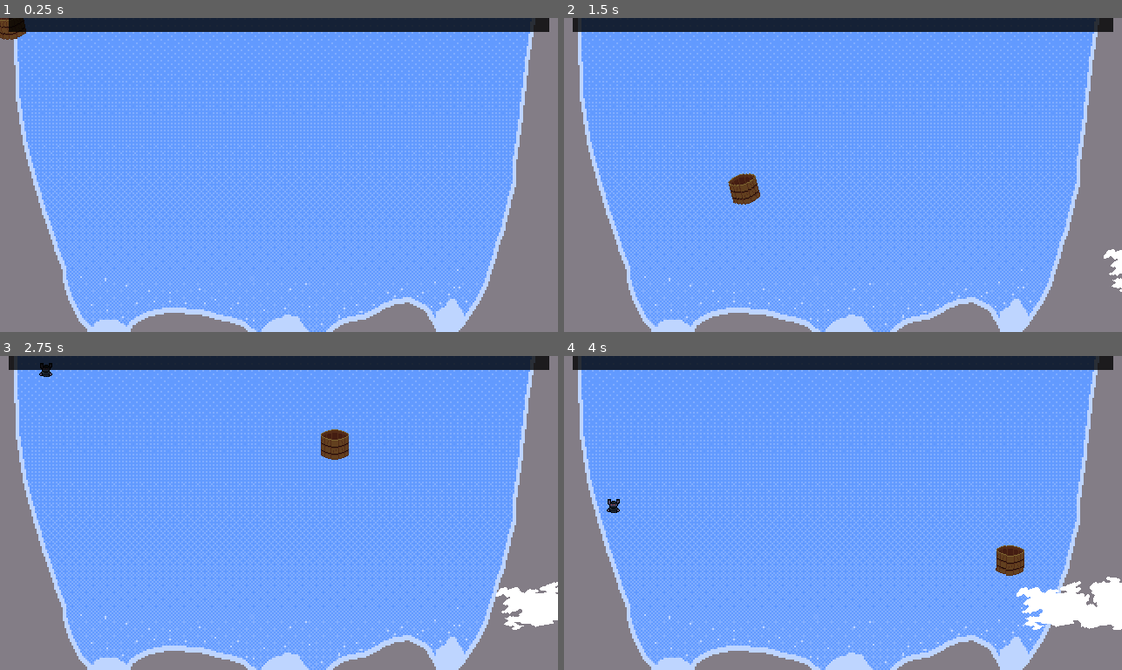
Above: before the commit, frames 1-4 (two rows, left to right).
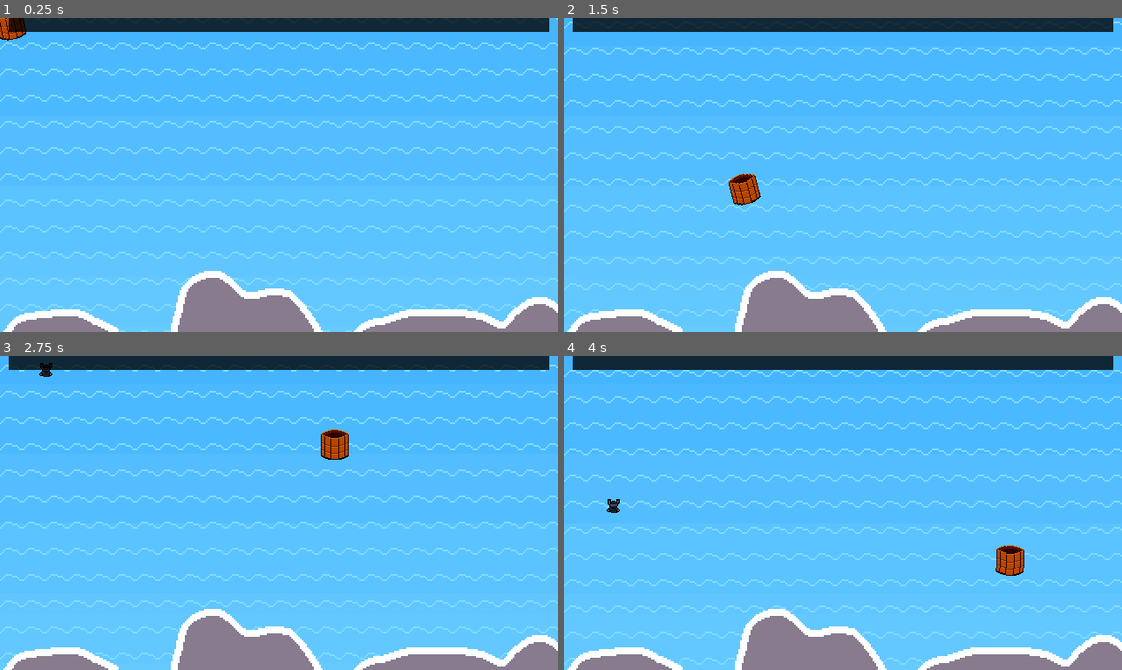
Above: after the commit, the same moments.

Repository: DissonantVoid/Project-Waterfall
Game: Godot game, scene res://scenes/game/main.tscn
Same seed, same stepped clock (60 frames per second), same inputs: the game is played once before the commit and once after it. This scene is started directly instead of the project's main scene.
Inputs (mouse positions are in pixels of both pictures, inside the frame that each line leads up to):
- Up to frame 1 (0.25 s): no input
- Up to frame 2 (1.5 s): move the mouse to (965, 159) at 0.52 s; move the mouse to (731, 190) at 1.27 s
- Up to frame 3 (2.75 s): move the mouse to (334, 443) at 2.02 s
- Up to frame 4 (4 s): move the mouse to (815, 575) at 2.77 s; move the mouse to (1010, 560) at 3.52 s

The runs differ from the first frame. In frame 1, 94% of the frame differs, in the area x 0-100%, y 0-100%; in frame 2, 94%; in frame 3, 94%; in frame 4, 94%.

Commit message:
added art for menu, background, clouds and bucket
credits to Isit0r#5086, VGamer#2111, AddinSachen#6946, LavraSource#8007, and Aleiocus#9986

Diff:
--- a/scenes/game/credits.tscn
+++ b/scenes/game/credits.tscn
@@ -80,8 +80,8 @@
 anchor_right = 1.0
 anchor_bottom = 1.0
 margin_top = 181.0
-margin_right = 640.0
-margin_bottom = 2503.0
+margin_right = 1280.0
+margin_bottom = 2863.0
 custom_fonts/normal_font = SubResource( 1 )
 bbcode_enabled = true
 bbcode_text = "[center]
--- a/scenes/game/introduction.tscn
+++ b/scenes/game/introduction.tscn
@@ -1,11 +1,12 @@
-[gd_scene load_steps=4 format=2]
+[gd_scene load_steps=5 format=2]
 
 [ext_resource path="res://scenes/game/introduction.gd" type="Script" id=1]
+[ext_resource path="res://resources/textures/start animation/0.png" type="Texture" id=2]
 
 [sub_resource type="Animation" id=2]
 length = 0.001
 tracks/0/type = "value"
-tracks/0/path = NodePath("TEMP:rect_position")
+tracks/0/path = NodePath("Camera2D:position")
 tracks/0/interp = 1
 tracks/0/loop_wrap = true
 tracks/0/imported = false
@@ -14,10 +15,10 @@
 "times": PoolRealArray( 0 ),
 "transitions": PoolRealArray( 1 ),
 "update": 0,
-"values": [ Vector2( 19, 45 ) ]
+"values": [ Vector2( 80, 74 ) ]
 }
 tracks/1/type = "value"
-tracks/1/path = NodePath("TEMP:rect_rotation")
+tracks/1/path = NodePath("Camera2D:zoom")
 tracks/1/interp = 1
 tracks/1/loop_wrap = true
 tracks/1/imported = false
@@ -26,35 +27,35 @@
 "times": PoolRealArray( 0 ),
 "transitions": PoolRealArray( 1 ),
 "update": 0,
-"values": [ 360.0 ]
+"values": [ Vector2( 0.5, 0.5 ) ]
 }
 
 [sub_resource type="Animation" id=1]
 resource_name = "main"
-length = 3.0
+length = 6.0
 tracks/0/type = "value"
-tracks/0/path = NodePath("TEMP:rect_position")
+tracks/0/path = NodePath("Camera2D:position")
 tracks/0/interp = 1
 tracks/0/loop_wrap = true
 tracks/0/imported = false
 tracks/0/enabled = true
 tracks/0/keys = {
-"times": PoolRealArray( 0, 0.5, 1 ),
-"transitions": PoolRealArray( 1, 1, 1 ),
+"times": PoolRealArray( 0, 1, 2, 2.5, 3, 3.2 ),
+"transitions": PoolRealArray( 1, 1, 1, 1, 1, 1 ),
 "update": 0,
-"values": [ Vector2( 107, 106 ), Vector2( 156, 96 ), Vector2( 174, 30 ) ]
+"values": [ Vector2( 80, 74 ), Vector2( 80, 74 ), Vector2( 149, 74 ), Vector2( 172, 74 ), Vector2( 195, 74 ), Vector2( 160, 90 ) ]
 }
 tracks/1/type = "value"
-tracks/1/path = NodePath("TEMP:rect_rotation")
+tracks/1/path = NodePath("Camera2D:zoom")
 tracks/1/interp = 1
 tracks/1/loop_wrap = true
 tracks/1/imported = false
 tracks/1/enabled = true
 tracks/1/keys = {
-"times": PoolRealArray( 0, 1 ),
-"transitions": PoolRealArray( 1, 1 ),
+"times": PoolRealArray( 0, 2.5, 3, 3.2 ),
+"transitions": PoolRealArray( 1, 1, 1, 1 ),
 "update": 0,
-"values": [ 0.0, 360.0 ]
+"values": [ Vector2( 0.5, 0.5 ), Vector2( 0.5, 0.5 ), Vector2( 0.5, 0.5 ), Vector2( 1, 1 ) ]
 }
 
 [node name="Introduction" type="Control"]
@@ -67,12 +68,13 @@
 anims/RESET = SubResource( 2 )
 anims/main = SubResource( 1 )
 
-[node name="TEMP" type="Label" parent="."]
-margin_left = 19.0
-margin_top = 45.0
-margin_right = 157.0
-margin_bottom = 59.0
-rect_rotation = 360.0
-text = "ANIMATION HERE!!!!!!"
+[node name="Sprite" type="Sprite" parent="."]
+position = Vector2( 160, 90 )
+texture = ExtResource( 2 )
+
+[node name="Camera2D" type="Camera2D" parent="."]
+position = Vector2( 80, 74 )
+current = true
+zoom = Vector2( 0.5, 0.5 )
 
 [connection signal="animation_finished" from="AnimationPlayer" to="." method="_on_animation_finished"]
--- a/scenes/game/main.gd
+++ b/scenes/game/main.gd
@@ -1,5 +1,6 @@
 extends Node2D
 
+onready var _background : TextureRect = $Background
 onready var _spawn_timer : Timer = $Timers/SpawnTimer
 onready var _chars_container : Node2D = $Characters
 onready var _bucket : KinematicBody2D = $Bucket
@@ -62,6 +63,13 @@
 	body.queue_free()
 	_increment_points(_levels_rules[_current_level]["points_per_miss"])
 
+func _on_next_background_timeout():
+	var new_y_pos : float = _background.texture.region.position.y + _background.texture.region.size.y
+	if new_y_pos >= _background.texture.atlas.get_height():
+		new_y_pos = 0
+	_background.texture.region.position.y = new_y_pos
+
+
 func _increment_points(value : float):
 	_current_progress = clamp(_current_progress + value, 0, _points_to_win)
 
--- a/scenes/game/main.tscn
+++ b/scenes/game/main.tscn
@@ -20,6 +20,10 @@
 outline_size = 1
 outline_color = Color( 0, 0, 0, 1 )
 font_data = ExtResource( 6 )
+
+[sub_resource type="AtlasTexture" id=11]
+atlas = ExtResource( 4 )
+region = Rect2( 0, 0, 320, 180 )
 
 [sub_resource type="RectangleShape2D" id=1]
 extents = Vector2( 12, 11.125 )
@@ -81,7 +85,7 @@
 margin_bottom = 360.0
 rect_min_size = Vector2( 640, 360 )
 mouse_filter = 2
-texture = ExtResource( 4 )
+texture = SubResource( 11 )
 expand = true
 
 [node name="Camera2D" type="Camera2D" parent="."]
@@ -100,7 +104,7 @@
 texture = ExtResource( 1 )
 
 [node name="CollisionPolygon2D" type="CollisionPolygon2D" parent="Bucket"]
-polygon = PoolVector2Array( -16, -16, -16, 17, 16, 17, 16, -16, 12, -16, 12, 13, -12, 13, -12, -16 )
+polygon = PoolVector2Array( -16, -16, -16, 17, 16, 17, 16, -16, 12, -16, 10, -16, 10, -14, 12, -14, 12, 13, -12, 13, -12, -14.1359, -10, -14, -10, -16, -12, -16 )
 
 [node name="Area2D" type="Area2D" parent="Bucket"]
 position = Vector2( 0, 2 )
@@ -152,8 +156,13 @@
 [node name="SpawnTimer" type="Timer" parent="Timers"]
 one_shot = true
 
-[connection signal="body_entered" from="Bucket/Area2D" to="Bucket" method="_onbody_entered"]
+[node name="NextBackground" type="Timer" parent="Timers"]
+wait_time = 0.07
+autostart = true
+
+[connection signal="body_entered" from="Bucket/Area2D" to="Bucket" method="_on_body_entered"]
 [connection signal="body_exited" from="Bucket/Area2D" to="Bucket" method="_on_body_exited"]
 [connection signal="timeout" from="Clouds/SpawnTimer" to="Clouds" method="_on_spawn_timer_timeout"]
 [connection signal="body_entered" from="Abyss" to="." method="_on_abyss_body_entered"]
 [connection signal="timeout" from="Timers/SpawnTimer" to="." method="_on_spawn_timeout"]
+[connection signal="timeout" from="Timers/NextBackground" to="." method="_on_next_background_timeout"]
--- a/scenes/game/menu.tscn
+++ b/scenes/game/menu.tscn
@@ -1,17 +1,8 @@
-[gd_scene load_steps=6 format=2]
+[gd_scene load_steps=4 format=2]
 
 [ext_resource path="res://scenes/game/menu.gd" type="Script" id=1]
 [ext_resource path="res://scenes/objects/button.tscn" type="PackedScene" id=2]
-[ext_resource path="res://resources/fonts/m5x7.ttf" type="DynamicFontData" id=3]
-
-[sub_resource type="DynamicFont" id=1]
-size = 32
-font_data = ExtResource( 3 )
-
-[sub_resource type="StyleBoxFlat" id=2]
-draw_center = false
-border_width_bottom = 2
-border_color = Color( 0, 0, 0, 1 )
+[ext_resource path="res://resources/textures/logo.png" type="Texture" id=3]
 
 [node name="Menu" type="MarginContainer"]
 anchor_right = 1.0
@@ -23,22 +14,20 @@
 [node name="VBoxContainer" type="VBoxContainer" parent="."]
 margin_top = 12.0
 margin_right = 320.0
-margin_bottom = 168.0
+margin_bottom = 169.0
 
-[node name="Label" type="Label" parent="VBoxContainer"]
-margin_left = 57.0
-margin_right = 263.0
-margin_bottom = 28.0
+[node name="TextureRect" type="TextureRect" parent="VBoxContainer"]
+margin_left = 89.0
+margin_right = 230.0
+margin_bottom = 49.0
 size_flags_horizontal = 6
-custom_fonts/font = SubResource( 1 )
-custom_styles/normal = SubResource( 2 )
-text = "PROJECT WATERFALL"
+texture = ExtResource( 3 )
 
 [node name="VBoxContainer" type="VBoxContainer" parent="VBoxContainer"]
 margin_left = 128.0
-margin_top = 42.0
+margin_top = 53.0
 margin_right = 192.0
-margin_bottom = 146.0
+margin_bottom = 157.0
 size_flags_horizontal = 6
 size_flags_vertical = 6
 
--- a/scenes/objects/Clouds.gd
+++ b/scenes/objects/Clouds.gd
@@ -3,8 +3,9 @@
 onready var _sprites_container : Node2D = $SpritesContainer
 onready var _spawn_timer : Timer = $SpawnTimer
 
-const _cloud_sprite_count : int = 4 # how many clouds in sprite sheet
 const _half_cloud_size : Vector2 = Vector2(72, 32)
+const _texture : StreamTexture = preload("res://resources/textures/clouds.png")
+var _cloud_sprite_count : int # the number of clouds in the sprite sheet, calculated automatically
 
 var _spawn_bounds : Dictionary = {
 	"x": Vector2(
@@ -20,6 +21,7 @@
 
 
 func _ready():
+	_cloud_sprite_count = _texture.get_width() / _half_cloud_size.x*2
 	_spawn_timer.start()
 
 func set_time_between_clouds(time : float):
@@ -32,10 +34,10 @@
 func _spawn_cloud():
 	# make sprite
 	var sprite : Sprite = Sprite.new()
-	sprite.texture = preload("res://resources/textures/clouds.png")
+	sprite.texture = _texture
 	sprite.region_enabled = true
 	sprite.region_rect.size = _half_cloud_size * 2
-	sprite.region_rect.position.x = Utility.rng.randi_range(0, _cloud_sprite_count-1) * 144
+	sprite.region_rect.position.x = Utility.rng.randi_range(0, _cloud_sprite_count-1) * _half_cloud_size.x*2
 	_sprites_container.add_child(sprite)
 
 	if Utility.rng.randi_range(0, 1) == 1:
Not shown, changed: plan/TODO.txt
Binary file changed: resources/textures/background.png
Binary file changed: resources/textures/bucketBack.png
Not shown, added: resources/textures/bucketBackl.png.import
Binary file changed: resources/textures/bucketFront.png
Binary file changed: resources/textures/clouds.png
Binary file added: resources/textures/logo.png
Not shown, added: resources/textures/logo.png.import
Binary file added: resources/textures/start animation/0.png
Not shown, added: resources/textures/start animation/0.png.import
Not shown: 1 places in scenes/game/main.tscn that only renumber resources
